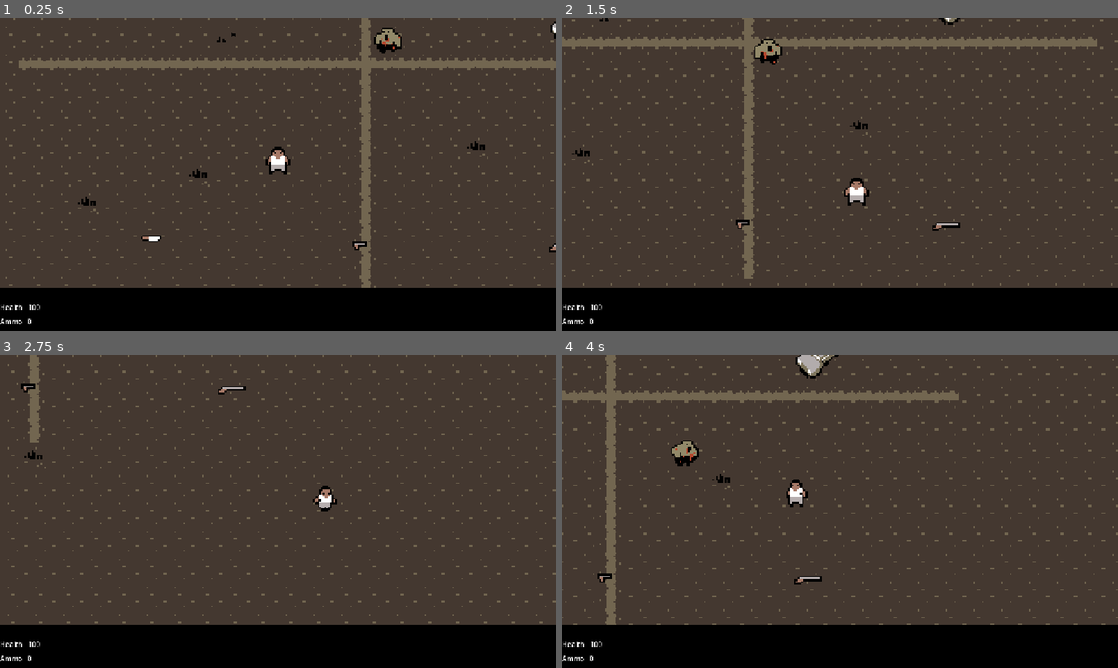
Above: before the commit, frames 1-4 (two rows, left to right).
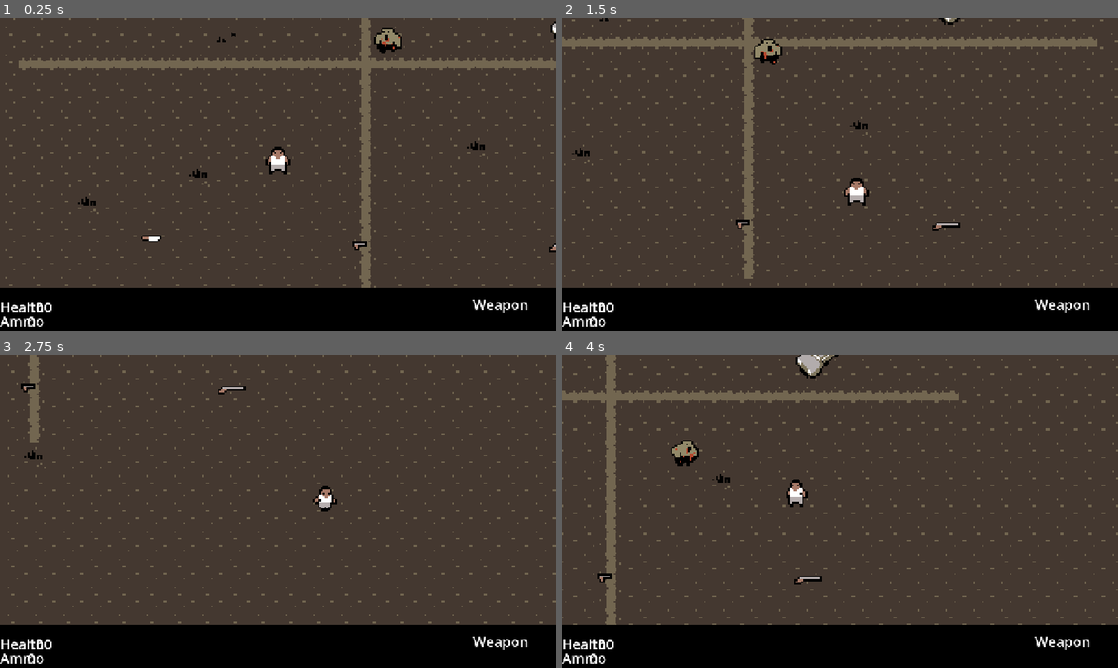
Above: after the commit, the same moments.

Repository: AmosMaddux/RogueZombies
Game: Godot game, scene res://scenes/main.tscn
The game is run twice, just before and just after one commit, with the same random seed, the same clock (stepped at 60 frames per second) and the same inputs.
Inputs (mouse positions are in pixels of both pictures, inside the frame that each line leads up to):
- Up to frame 1 (0.25 s): no input
- Up to frame 2 (1.5 s): move the mouse to (962, 158) at 0.52 s; hold D (walk_right) 0.53-1.28 s; tap E (next_weapon) at 0.6 s; tap Q (previous_weapon) at 0.8, 1.35 s; move the mouse to (728, 190) at 1.27 s; hold S (walk_down) from 1.28 s (still down)
- Up to frame 3 (2.75 s): tap E (next_weapon) at 1.55 s; move the mouse to (333, 442) at 2.02 s; release S (walk_down) at 2.03 s; hold D (walk_right) from 2.03 s (still down); click (333, 442) at 2.1 s; tap Q (previous_weapon) at 2.3 s
- Up to frame 4 (4 s): move the mouse to (812, 574) at 2.77 s; release D (walk_right) at 2.78 s; hold W (walk_up) 2.78-3.53 s; tap E (next_weapon) at 2.85 s; move the mouse to (1006, 558) at 3.52 s; hold A (walk_left) from 3.53 s (still down); tap Q (previous_weapon) at 3.6 s

The runs differ from the first frame. In frame 1, 0.5% of the frame differs, in the area x 0-95%, y 90-99%; in frame 2, 0.5%; in frame 3, 0.5%; in frame 4, 0.5%.

Commit message:
Last Sync: 2026-03-20 11:21 (Mobile)

Diff:
--- a/scenes/hud.tscn
+++ b/scenes/hud.tscn
@@ -3,6 +3,7 @@
 [ext_resource type="Script" uid="uid://y0kg44o8r5av" path="res://scripts/hud.gd" id="1_ahhtf"]
 
 [sub_resource type="LabelSettings" id="LabelSettings_toqtt"]
+font_size = 32
 
 [node name="HUD" type="CanvasLayer" unique_id=1773076948]
 script = ExtResource("1_ahhtf")
@@ -75,3 +76,18 @@
 grow_vertical = 0
 text = "0"
 label_settings = SubResource("LabelSettings_toqtt")
+
+[node name="WeaponNameText" type="Label" parent="MarginContainer/Control/ColorRect" unique_id=1881251566]
+layout_mode = 1
+anchors_preset = 6
+anchor_left = 1.0
+anchor_top = 0.5
+anchor_right = 1.0
+anchor_bottom = 0.5
+offset_left = -191.0
+offset_top = -34.0
+offset_bottom = 28.0
+grow_horizontal = 0
+grow_vertical = 2
+text = "Weapon"
+label_settings = SubResource("LabelSettings_toqtt")
--- a/scenes/shotgun.tscn
+++ b/scenes/shotgun.tscn
@@ -8,7 +8,7 @@
 [sub_resource type="RectangleShape2D" id="RectangleShape2D_gnj2g"]
 size = Vector2(16, 6)
 
-[node name="shotgun" type="Area2D" unique_id=2017451274]
+[node name="Shotgun" type="Area2D" unique_id=2017451274]
 script = ExtResource("1_gnj2g")
 bullet_scene = ExtResource("2_1ya1i")
 fire_fx = ExtResource("3_w47vr")
--- a/scripts/game_events.gd
+++ b/scripts/game_events.gd
@@ -3,3 +3,4 @@
 #Player Events
 signal player_health_changed(new_health)
 signal player_ammo_changed(new_ammo)
+signal weapon_changed(weapon_name)
--- a/scripts/hud.gd
+++ b/scripts/hud.gd
@@ -2,11 +2,13 @@
 
 @onready var health_num: Label = $MarginContainer/Control/ColorRect/HealthNum
 @onready var ammo_num: Label = $MarginContainer/Control/ColorRect/AmmoNum
+@onready var weapon_name_text: Label = $MarginContainer/Control/ColorRect/WeaponNameText
 
 # Called when the node enters the scene tree for the first time.
 func _ready() -> void:
 	GameEvents.player_health_changed.connect(on_health_updated)
 	GameEvents.player_ammo_changed.connect(on_ammo_updated)
+	GameEvents.weapon_changed.connect(on_weapon_name_changed)
 
 func on_health_updated(new_health):
 	health_num.text = str(new_health)
@@ -14,6 +16,9 @@
 func on_ammo_updated(new_ammo):
 	ammo_num.text = str(new_ammo)
 
+func on_weapon_name_changed(new_weapon_name):
+	weapon_name_text.text = new_weapon_name
+
 # Called every frame. 'delta' is the elapsed time since the previous frame.
 func _process(delta: float) -> void:
 	pass
--- a/scripts/player.gd
+++ b/scripts/player.gd
@@ -22,10 +22,13 @@
 var current_weapon_index := 0
 var current_weapon: Area2D = null
 
+var knife_name := "Knife"
 var has_knife := false
 var knife_equipped := false
+var pistol_name := "Pistol"
 var has_pistol := false
 var pistol_equipped := false
+var shotgun_name := "Shotgun"
 var has_shotgun := false
 var shotgun_equipped := false
 
@@ -65,14 +68,15 @@
 	var new_weapon = held_weapons[index].instantiate()
 	weapon_slot.add_child(new_weapon)
 	current_weapon = new_weapon
+	GameEvents.weapon_changed.emit(current_weapon.name)
 
 func collect_weapon(name):
 	#Add weapon to list
-	if name == "Shotgun":
+	if name == shotgun_name:
 		held_weapons.append(shotgun_scene)
-	elif name == "Pistol":
+	elif name == pistol_name:
 		held_weapons.append(pistol_scene)
-	elif name == "Knife":
+	elif name == knife_name:
 		held_weapons.append(knife_scene)
 	else:
 		print("Weapon name not valid. Cannot equip!")
@@ -80,8 +84,6 @@
 
 	#Automatically Equip
 	current_weapon_index = held_weapons.size() - 1
-	print("Held Weapons: " + str(held_weapons.size()))
-	print("Weapon_index: " + str(current_weapon_index))
 	equip_weapon(current_weapon_index)
 
 func cycle_weapon(direction: int):
@@ -91,14 +93,11 @@
 	if current_weapon_index < 0:
 		current_weapon_index = held_weapons.size() - 1
 
-	print("Current_weapon_index: {current_weapon_index}")
-	print("Weapon at index: {held_weapons[current_weapon_index]}")
-
 	equip_weapon(current_weapon_index)
 
 func switch_weapon():
 	#Only cycle if more than one weapon is held
-	if held_weapons.size() > 2:
+	if held_weapons.size() > 1:
 		if Input.is_action_just_pressed("next_weapon"):
 			cycle_weapon(1)
 		elif Input.is_action_just_pressed("previous_weapon"):
